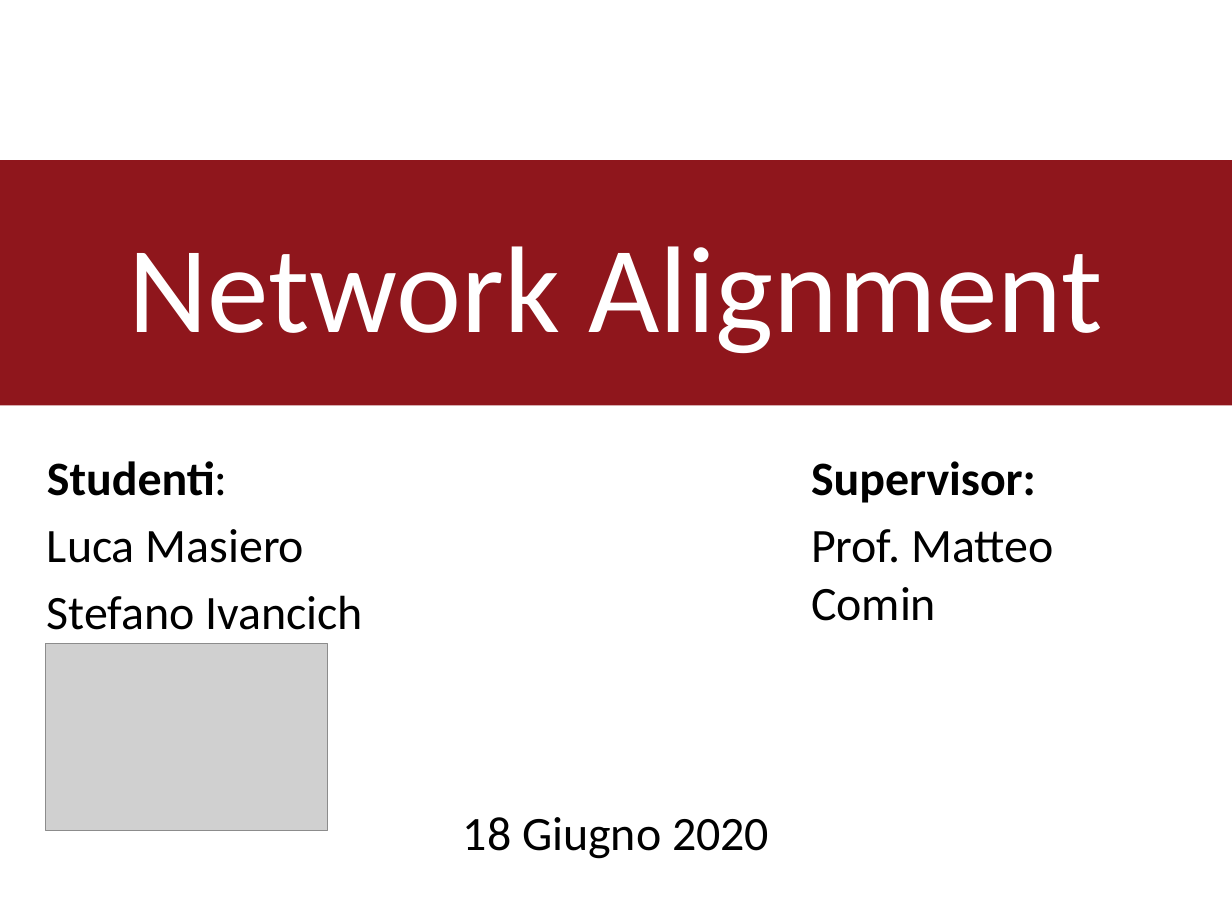
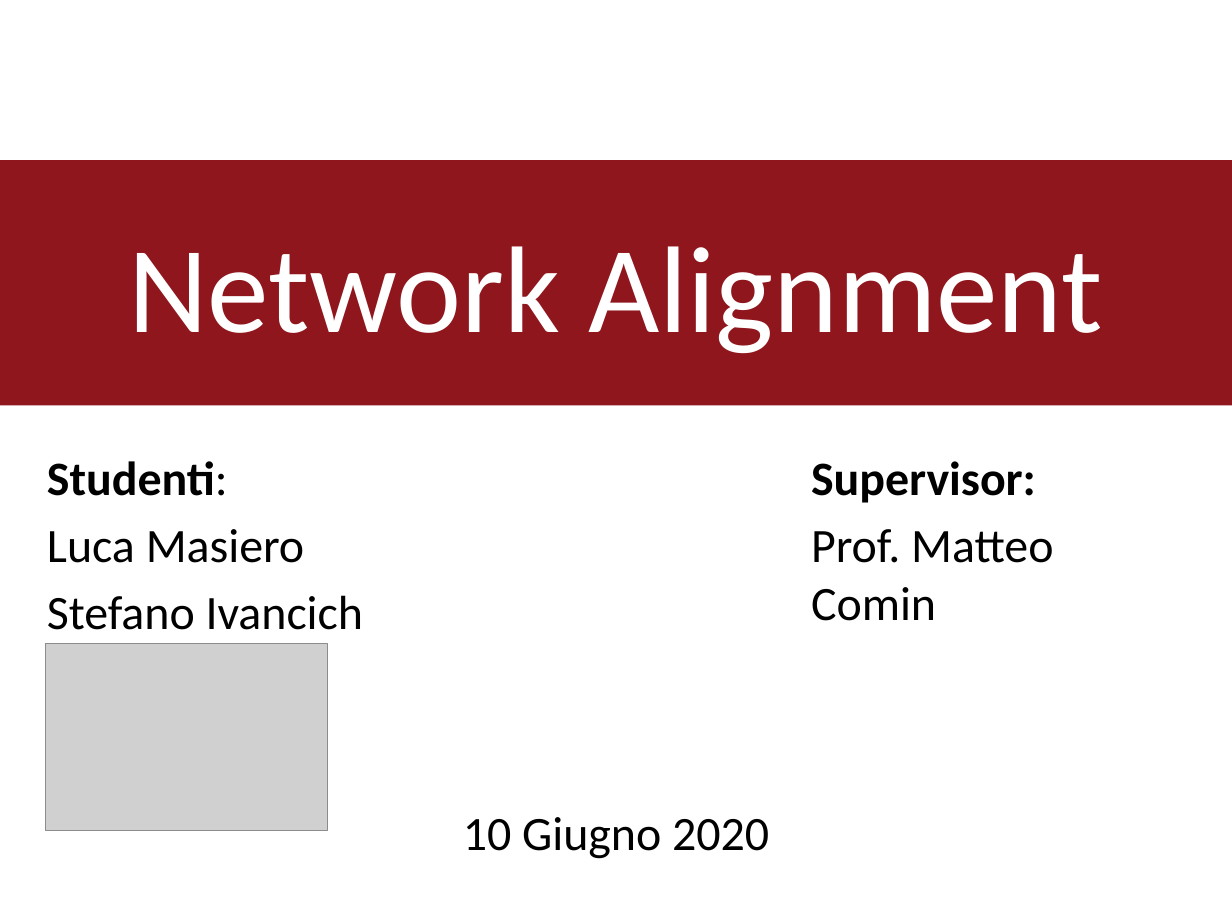
Before and after one commit to TyllanDrake/NetworkAlignment, a slide deck: slide 1 of Presentation/Presentation.pptx. Drawn at 1232x924 pixels with LibreOffice and Linux fonts; fonts in the diff are those of the drawing; grey boxes stand for pictures; background and template pictures are left out. Boxes give left, top, right and bottom in pixels: in the first picture for what was removed or moved away, otherwise in the second. Text is boxed around its words. In the diff, an @@ line names an element or a change of style, - is before the commit and + after.

```diff
--- a/Presentation/Presentation.pptx
+++ b/Presentation/Presentation.pptx
@@ text at bbox=[463, 817, 769, 859]: text changed @@
-18 Giugno 2020
+10 Giugno 2020
```
Also in this commit, not shown: 9 other slides changed, 1 slide removed.
